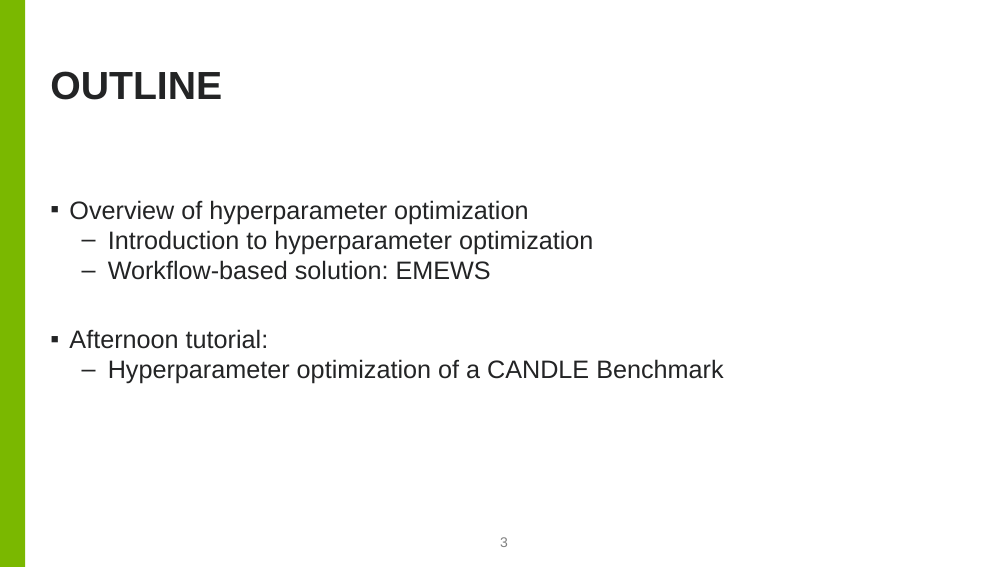
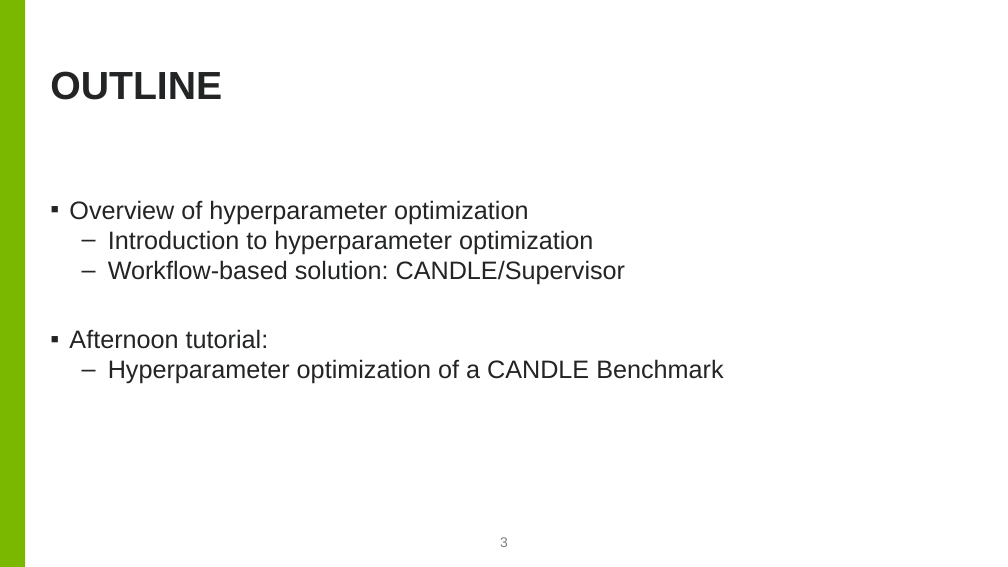
Before and after one commit to brettin/candle_tutorials, a slide deck: slide 3 of Topics/2_hyperparameter_optimization/hpo.pptx. Drawn at 1008x567 pixels with LibreOffice and Linux fonts; fonts in the diff are those of the drawing; background and template pictures are left out. Boxes give left, top, right and bottom in pixels: in the first picture for what was removed or moved away, otherwise in the second. Text is boxed around its words. In the diff, an @@ line names an element or a change of style, - is before the commit and + after.

```diff
--- a/Topics/2_hyperparameter_optimization/hpo.pptx
+++ b/Topics/2_hyperparameter_optimization/hpo.pptx
@@ text at [108, 260, 626, 285]: text changed @@
-  – Workflow-based solution: EMEWS
+  – Workflow-based solution: CANDLE/Supervisor
```
Also in this commit, not shown: 6 other slides changed.
